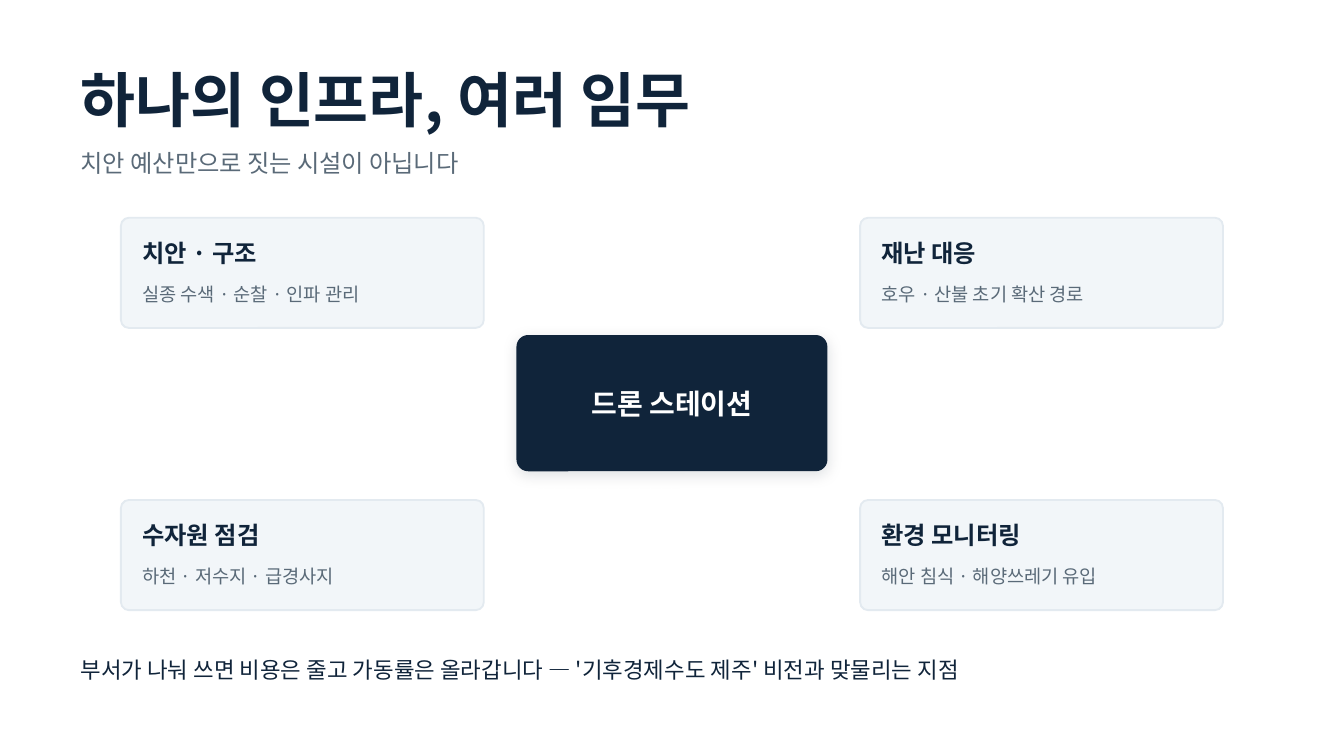
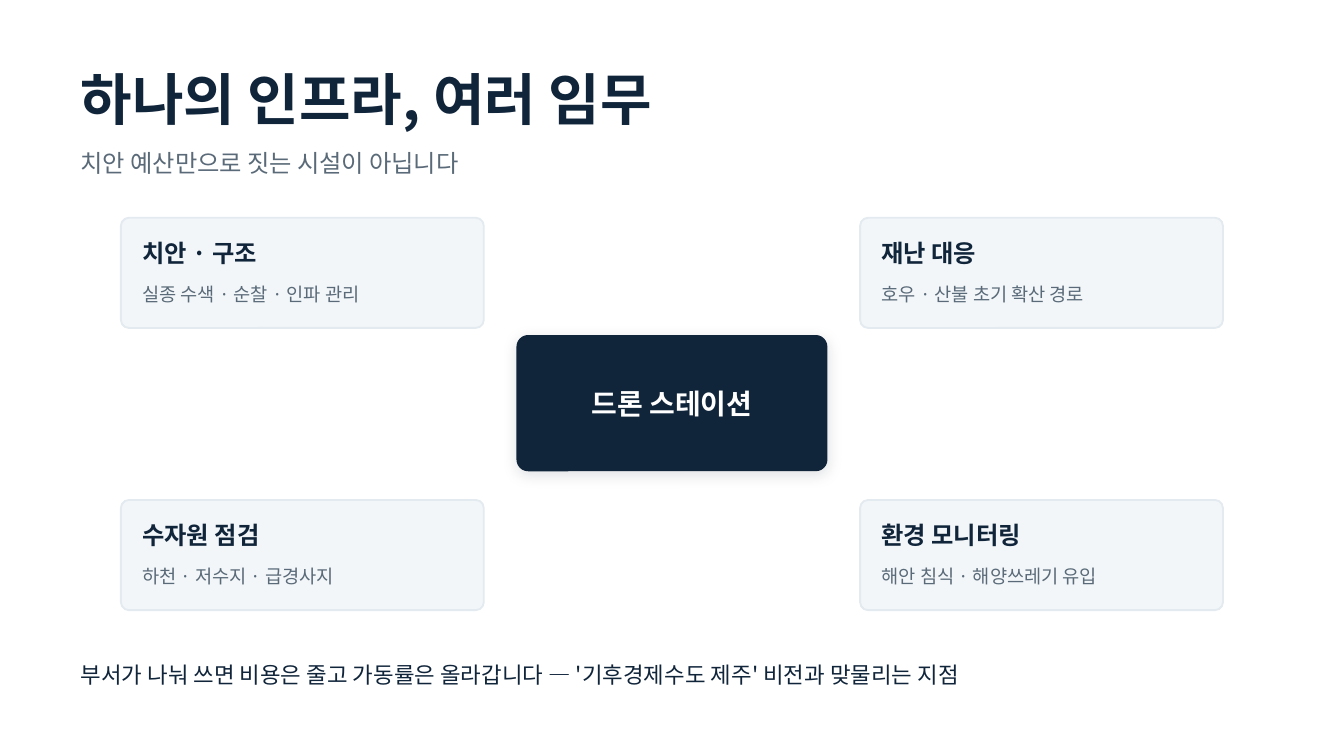
Before and after one commit to one497/Hank, a slide deck: slide 12 of docs/jeju-safety/제주드론치안_발제초안.pptx (slide 11 before the commit). Drawn at 1344x756 pixels with LibreOffice and Linux fonts; fonts in the diff are those of the drawing. Boxes give left, top, right and bottom in pixels: in the first picture for what was removed or moved away, otherwise in the second. Text is boxed around its words. In the diff, an @@ line names an element or a change of style, - is before the commit and + after.

```diff
--- a/docs/jeju-safety/제주드론치안_발제초안.pptx
+++ b/docs/jeju-safety/제주드론치안_발제초안.pptx
@@ text "하나의 인프라, 여러 임무" at (81, 73, 652, 132): size 32 to 30 pt @@
@@ text "부서가 나눠 쓰면 비용은 줄고 ...": place and size @@
-text "부서가 나눠 쓰면 비용은 줄고 ..." at (81, 659, 959, 680)
+text "부서가 나눠 쓰면 비용은 줄고 ..." at (81, 664, 959, 685)
```
Also in this commit, not shown: 6 other slides changed, 4 slides added, 3 slides removed, 9 other files.
